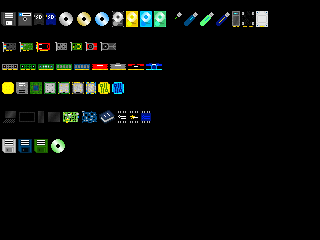
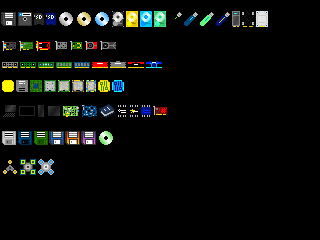
Two versions of the same layered image (320x240). Layer-by-layer changes:
painted on "Фон" over left=2, top=41, right=167, bottom=175
